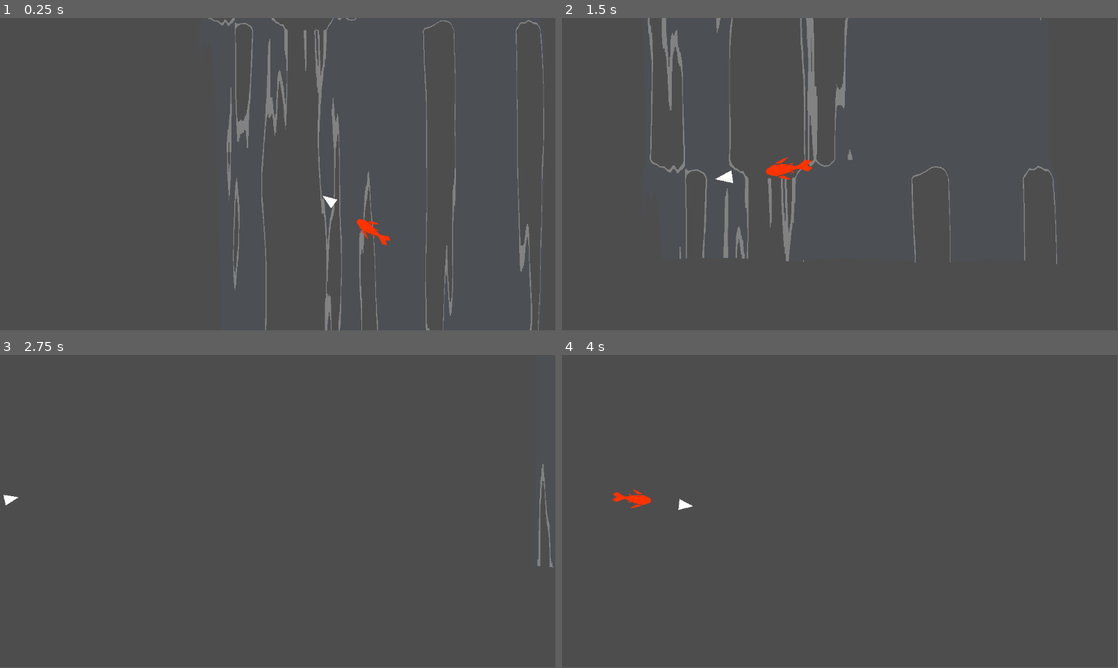
Above: before the commit, frames 1-4 (two rows, left to right).
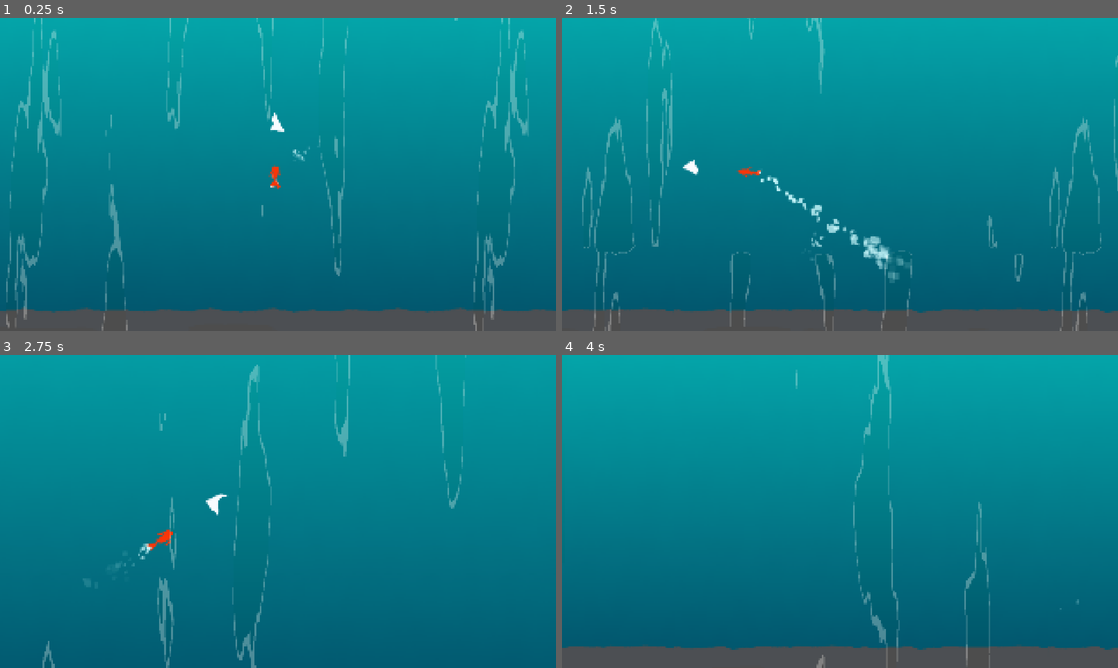
Above: after the commit, the same moments.

Repository: ojaskavathe/cascade
Game: Godot game, scene res://game.tscn
Same seed, same stepped clock (60 frames per second), same inputs: the game is played once before the commit and once after it. The engine's default icon, where the game draws it, is replaced by a stand-in: a white triangle on a blue panel in a dark square.
Inputs (mouse positions are in pixels of both pictures, inside the frame that each line leads up to):
- Up to frame 1 (0.25 s): no input
- Up to frame 2 (1.5 s): move the mouse to (962, 158) at 0.52 s; hold Space (jump) 0.53-1.28 s; move the mouse to (728, 190) at 1.27 s; tap Space (jump) at 1.35 s
- Up to frame 3 (2.75 s): tap Space (jump) at 1.52, 1.82 s; move the mouse to (333, 442) at 2.02 s; hold Space (jump) from 2.03 s (still down)
- Up to frame 4 (4 s): move the mouse to (812, 574) at 2.77 s; release Space (jump) at 2.78 s; tap Space (jump) at 2.85, 3.02, 3.32 s; move the mouse to (1006, 558) at 3.52 s; hold Space (jump) from 3.53 s (still down)
In our replay, the window is 799x449 before the commit and 800x450 after it. These sizes can differ from the game's own. Grey fills any space a smaller window leaves; there, only what the larger window draws over its background counts as a difference.

The runs differ from the first frame. In frame 1, 94% of the frame differs, in the area x 0-100%, y 0-100%; in frame 2, 94%; in frame 3, 100%; in frame 4, 93%.

Commit message:
Waterfall

Diff:
--- /dev/null
+++ b/assets/shader/pixelate.gdshader
@@ -0,0 +1,14 @@
+shader_type canvas_item;
+
+uniform sampler2D screen_texture : hint_screen_texture, repeat_disable, filter_nearest;
+uniform int x = 640;
+uniform int y = 360;
+
+void fragment()
+{
+	float st_x = (round(SCREEN_UV.x * float(x))+0.5)/float(x);
+	float st_y = (round(SCREEN_UV.y * float(y))+0.5)/float(y);
+	vec2 st = vec2(st_x, st_y);
+    vec4 tex_col = textureLod(screen_texture, st, 0);
+    COLOR = tex_col;
+}
--- a/entity/player/camera.gd
+++ b/entity/player/camera.gd
@@ -2,6 +2,11 @@
 
 var camera_tween_start
 var camera_tween_end
+
+var x_min = 640
+var x_max = 640
+var y_max = 400
+var y_min = -10000
 
 @export var randomStrength: float = 24.0
 @export var shakeFade: float = 20.0
@@ -20,7 +25,8 @@
 
 func _process(delta):
 	if tracking_flag:
-		var transform_clamped = Transform2D(0, tracking)
+		var origin_clamped = get_adjusted_tracking_pos()
+		var transform_clamped = Transform2D(0, origin_clamped)
 		set_global_transform(transform_clamped)
 		tracking_flag = false
 
@@ -39,7 +45,7 @@
 		camera_tween_end.kill()
 
 	var tween = get_tree().create_tween()
-	tween.tween_property(self, "zoom", Vector2(1.0, 1.0), 0.2).set_trans(Tween.TRANS_SINE)
+	tween.tween_property(self, "zoom", Vector2(1.25, 1.25), 0.2).set_trans(Tween.TRANS_SINE)
 	camera_tween_start = tween
 
 func _on_player_exited_bash_state():
@@ -47,13 +53,19 @@
 		camera_tween_start.kill()
 
 	var tween = get_tree().create_tween()
-	tween.tween_property(self, "zoom", Vector2(0.75, 0.75), 0.2).set_trans(Tween.TRANS_SINE)
+	tween.tween_property(self, "zoom", Vector2(1.0, 1.0), 0.2).set_trans(Tween.TRANS_SINE)
 	camera_tween_end = tween
 
 	position_smoothing_speed = 0
 
 	apply_shake()
 
+func get_adjusted_tracking_pos():
+	var x_clamped = clamp(tracking.x, x_min, x_max)
+	var y_clamped = clamp(tracking.y, y_min, y_max)
+	var origin_clamped = Vector2(x_clamped, y_clamped)
+	return origin_clamped
+
 func apply_shake():
 	shake_strength = randomStrength
 
--- a/entity/player/camera.tscn
+++ b/entity/player/camera.tscn
@@ -3,7 +3,6 @@
 [ext_resource type="Script" path="res://entity/player/camera.gd" id="1_3i5ne"]
 
 [node name="Camera" type="Camera2D"]
-zoom = Vector2(0.75, 0.75)
 limit_smoothed = true
 position_smoothing_enabled = true
 position_smoothing_speed = 4.0
--- a/entity/player/player.gd
+++ b/entity/player/player.gd
@@ -12,10 +12,12 @@
 
 @onready var jump_point_detect: Area2D = $JumpPointDetect
 
+@onready var dash_particles = $PlayerModel/DashParticles
+@onready var swim_particles = $PlayerModel/SwimParticles
 
 func _ready():
 	$PlayerModel/AnimationPlayer.play("swim")
-
+	swim_particles.set_emitting(true)
 
 func _physics_process(delta):
 	var direction = get_global_transform().origin - get_global_mouse_position()
@@ -26,6 +28,9 @@
 
 	if bash_state:
 		if Input.is_action_just_released("jump"):
+			swim_particles.set_emitting(false)
+			dash_particles.set_emitting(true)
+			$DashParticleTimer.start()
 			velocity = move_direction * JUMP_VELOCITY
 			bash_state = false
 			Signals.player_exited_bash_state.emit()
@@ -50,3 +55,8 @@
 func _on_jump_point_detect_area_exited(area):
 	if (area.is_in_group("jump_point")):
 		in_jump_point = false
+
+
+func _on_dash_particle_timer_timeout():
+	swim_particles.set_emitting(true)
+	dash_particles.set_emitting(false)
--- a/entity/player/player.tscn
+++ b/entity/player/player.tscn
@@ -8,6 +8,18 @@
 
 [sub_resource type="CircleShape2D" id="CircleShape2D_4pluf"]
 radius = 64.0
+
+[sub_resource type="Gradient" id="Gradient_wsqn7"]
+offsets = PackedFloat32Array(0)
+colors = PackedColorArray(0.83, 1, 1, 1)
+
+[sub_resource type="GradientTexture2D" id="GradientTexture2D_37fvg"]
+gradient = SubResource("Gradient_wsqn7")
+width = 4
+height = 4
+
+[sub_resource type="Gradient" id="Gradient_uhxg8"]
+colors = PackedColorArray(1, 1, 1, 1, 1, 1, 1, 0)
 
 [node name="Player" type="CharacterBody2D" groups=["player"]]
 script = ExtResource("1_dtk45")
@@ -28,8 +40,47 @@
 shape = SubResource("CircleShape2D_4pluf")
 
 [node name="PlayerModel" parent="." instance=ExtResource("2_qx60d")]
-position = Vector2(0, -32)
-scale = Vector2(2, 2)
+position = Vector2(0, -40)
+
+[node name="DashParticles" type="CPUParticles2D" parent="PlayerModel"]
+z_index = -1
+position = Vector2(0, 40)
+emitting = false
+amount = 64
+preprocess = 1.0
+speed_scale = 2.0
+texture = SubResource("GradientTexture2D_37fvg")
+emission_shape = 1
+emission_sphere_radius = 16.0
+direction = Vector2(0, 1)
+spread = 15.0
+gravity = Vector2(0, 0)
+initial_velocity_min = 40.0
+initial_velocity_max = 160.0
+scale_amount_min = 2.0
+scale_amount_max = 4.0
+color_ramp = SubResource("Gradient_uhxg8")
+
+[node name="SwimParticles" type="CPUParticles2D" parent="PlayerModel"]
+z_index = -1
+position = Vector2(0, 40)
+emitting = false
+amount = 16
+preprocess = 1.0
+texture = SubResource("GradientTexture2D_37fvg")
+emission_shape = 1
+emission_sphere_radius = 16.0
+direction = Vector2(0, 1)
+spread = 30.0
+gravity = Vector2(0, 0)
+initial_velocity_max = 80.0
+scale_amount_max = 2.0
+color_ramp = SubResource("Gradient_uhxg8")
+
+[node name="DashParticleTimer" type="Timer" parent="."]
+wait_time = 0.4
+one_shot = true
 
 [connection signal="area_entered" from="JumpPointDetect" to="." method="_on_jump_point_detect_area_entered"]
 [connection signal="area_exited" from="JumpPointDetect" to="." method="_on_jump_point_detect_area_exited"]
+[connection signal="timeout" from="DashParticleTimer" to="." method="_on_dash_particle_timer_timeout"]
--- a/entity/player/player_model.tscn
+++ b/entity/player/player_model.tscn
@@ -232,6 +232,7 @@
 }
 
 [node name="PlayerModel" type="Node2D"]
+position = Vector2(0, -8)
 
 [node name="Head" type="Polygon2D" parent="."]
 position = Vector2(0, -2)
--- a/entity/waterfall/waterfall.tscn
+++ b/entity/waterfall/waterfall.tscn
@@ -16,15 +16,15 @@
 
 [sub_resource type="ShaderMaterial" id="ShaderMaterial_jwthj"]
 shader = ExtResource("1_5ls27")
-shader_parameter/scale = Vector2(1, 1)
-shader_parameter/zoom = 0.297302
+shader_parameter/scale = Vector2(2, 2)
+shader_parameter/zoom = 1.25992
 shader_parameter/gap_stretch = Vector2(0.8, 0.05)
 shader_parameter/refraction_stretch = Vector2(2, 0.8)
-shader_parameter/refraction_strength = 0.2
+shader_parameter/refraction_strength = 0.02
 shader_parameter/water_tint = Color(0.2, 0.6, 1, 0.0352941)
 shader_parameter/water_highlight = Color(1, 1, 1, 0.3)
 shader_parameter/speed = 0.5
-shader_parameter/flow_gaps = 0.33
+shader_parameter/flow_gaps = 0.24
 shader_parameter/highlight_width = 0.02
 shader_parameter/refraction_map = SubResource("NoiseTexture2D_hqa1d")
 shader_parameter/water_mask = SubResource("NoiseTexture2D_31dha")
--- a/game.tscn
+++ b/game.tscn
@@ -1,17 +1,38 @@
-[gd_scene load_steps=6 format=3 uid="uid://beenaw7n1s61s"]
+[gd_scene load_steps=10 format=3 uid="uid://beenaw7n1s61s"]
 
 [ext_resource type="PackedScene" uid="uid://d0vrcis6rns5i" path="res://entity/player/player.tscn" id="1_xm3l1"]
 [ext_resource type="PackedScene" uid="uid://dqa5gpiw17hjv" path="res://entity/player/camera.tscn" id="2_gli7r"]
 [ext_resource type="PackedScene" uid="uid://v743cd1td7ir" path="res://entity/object/jump_point.tscn" id="3_cx1ux"]
-[ext_resource type="PackedScene" uid="uid://db6esycu3r0ut" path="res://entity/waterfall/waterfall.tscn" id="4_hjlmj"]
+[ext_resource type="PackedScene" uid="uid://db6esycu3r0ut" path="res://entity/waterfall/waterfall.tscn" id="4_itygh"]
+[ext_resource type="Shader" path="res://assets/shader/pixelate.gdshader" id="5_pfusk"]
 
 [sub_resource type="WorldBoundaryShape2D" id="WorldBoundaryShape2D_iw3p7"]
 
+[sub_resource type="ShaderMaterial" id="ShaderMaterial_0v5xe"]
+shader = ExtResource("5_pfusk")
+shader_parameter/x = 320
+shader_parameter/y = 180
+
+[sub_resource type="Gradient" id="Gradient_3l1mo"]
+offsets = PackedFloat32Array(0, 0.993506)
+colors = PackedColorArray(0.0156863, 0.670588, 0.670588, 1, 0, 0.337255, 0.415686, 1)
+
+[sub_resource type="GradientTexture2D" id="GradientTexture2D_y2fm4"]
+gradient = SubResource("Gradient_3l1mo")
+width = 1280
+height = 720
+fill_to = Vector2(0, 1)
+
 [node name="Game" type="Node2D"]
 
+[node name="Player" parent="." instance=ExtResource("1_xm3l1")]
+position = Vector2(640, 400)
+
 [node name="Camera" parent="." instance=ExtResource("2_gli7r")]
+position = Vector2(640, 400)
 
 [node name="StaticBody2D" type="StaticBody2D" parent="."]
+position = Vector2(640, 0)
 
 [node name="CollisionShape2D" type="CollisionShape2D" parent="StaticBody2D"]
 position = Vector2(0, 648)
@@ -29,10 +50,22 @@
 [node name="JumpPoint4" parent="." instance=ExtResource("3_cx1ux")]
 position = Vector2(401, -19)
 
-[node name="Player" parent="." instance=ExtResource("1_xm3l1")]
-z_index = 5
-position = Vector2(626, 387)
+[node name="waterfall" parent="." instance=ExtResource("4_itygh")]
+position = Vector2(690.25, 337)
+scale = Vector2(13.4492, 7.52344)
+metadata/_edit_lock_ = true
 
-[node name="waterfall" parent="." instance=ExtResource("4_hjlmj")]
-position = Vector2(648, 259)
-scale = Vector2(8.46094, 8.96094)
+[node name="CanvasLayer" type="CanvasLayer" parent="."]
+
+[node name="ColorRect" type="ColorRect" parent="CanvasLayer"]
+material = SubResource("ShaderMaterial_0v5xe")
+anchors_preset = 15
+anchor_right = 1.0
+anchor_bottom = 1.0
+grow_horizontal = 2
+grow_vertical = 2
+
+[node name="Sprite2D" type="Sprite2D" parent="."]
+z_index = -5
+position = Vector2(640, 354)
+texture = SubResource("GradientTexture2D_y2fm4")
--- a/project.godot
+++ b/project.godot
@@ -19,6 +19,11 @@
 
 Signals="*res://game/signals.gd"
 
+[display]
+
+window/size/viewport_width=1280
+window/size/viewport_height=720
+
 [input]
 
 jump={
Not shown: 1 places in entity/player/player.tscn that only renumber resources
